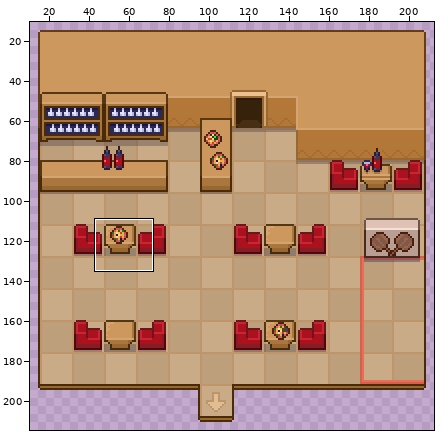
File history of a sprite sheet, images/maps/DiningRoomLower.png. Above, an overview of the earlier version with the close-up marked.
Close-up. Before:
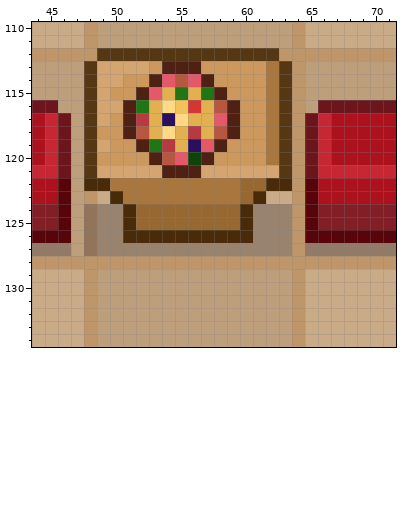
The file is 224x224 pixels. Colours within 5 levels of each other are drawn and written as one. Shown: x 44..71, y 110..134. The wide view leaves out empty margins.
After the commit:
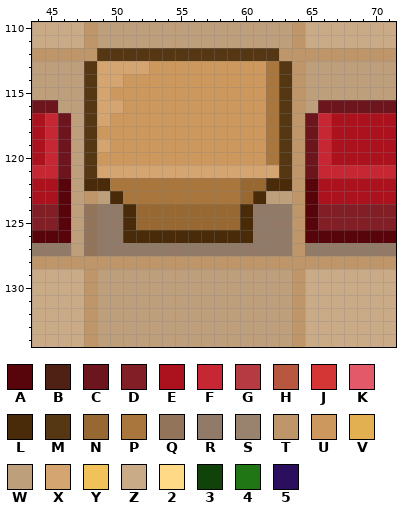
Palette (. is transparent): A #57050b  B #4f2014  C #6c151c  D #811e26  E #ac121e  F #c62733  G #b63a42  H #b7573f  J #d43535  K #e35969  L #492b09  M #563714  N #986833  P #a9763e  Q #91745a  R #917a67  S #99836f  T #be9669  U #cd985d  V #e2b051  W #be9f7c  X #d5a571  Y #f1c25a  Z #caab87  2 #ffd986  3 #104309  4 #207515  5 #2b0e5d
Change:
@@ x 47..65 @@
 112 TTMMMMMMMMMMMMMMTTT
-113 WMXXXXUBBBUUUUUPMTW
-114 WMXXUUBKHKBUUUUPMTW
-115 WMXUUBKV4V4BUUUPMTW
-116 WMXXB4V2YJVHBUUPMTW
-117 WMXUBGV52VVKBUUPMTC
-118 WMUUBHV2VGVHBUUPMTC
-119 WMXUUB4GV5KBUUUPMTC
-120 WMUUUUBHK3BUUUUPMTC
-121 WMXXXXXBBBXXXXXXMTC
+113 WMXXXXUUUUUUUUUPMTW
+114 WMXXUUUUUUUUUUUPMTW
+115 WMXUUUUUUUUUUUUPMTW
+116 WMXXUUUUUUUUUUUPMTW
+117 WMXUUUUUUUUUUUUPMTC
+118 WMUUUUUUUUUUUUUPMTC
+119 WMXUUUUUUUUUUUUPMTC
+120 WMUUUUUUUUUUUUUPMTC
+121 WMXXXXXXXXXXXXXXMTC
 122 WLLPPPPPPPPPPNNLLTA
-123 WTZLPPPPPPPPPNLZZTA
-124 WQSSLNNNNNNNNLSSSTA
-125 WQSSLNNNNNNNNLSSSTA
-126 WQSSLLLLLLLLLLSSSTA
-127 WQSSSSSSSSSSSSSSSTR
+123 WTWLPPPPPPPPPNLWWTA
+124 WQRRLNNNNNNNNLRRRTA
+125 WQRRLNNNNNNNNLRRRTA
+126 WQRRLLLLLLLLLLRRRTA
+127 WQRRRRRRRRRRRRRRRTR
 128 TTTTTTTTTTTTTTTTTTT
